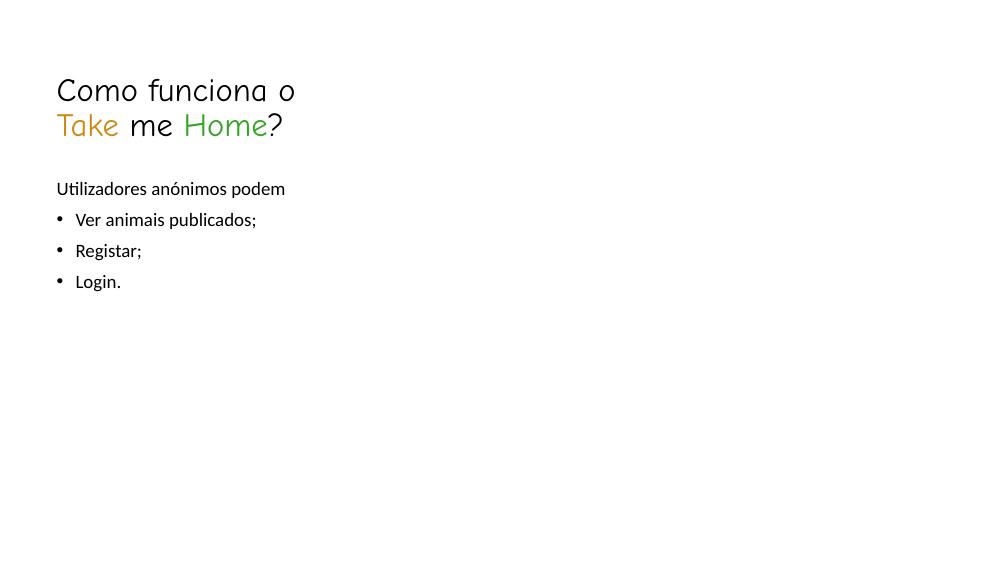
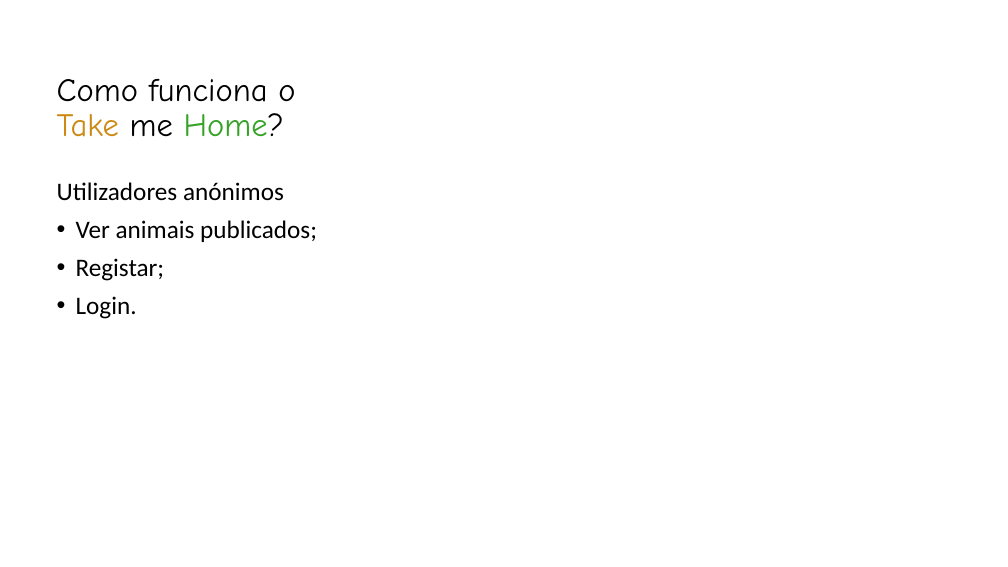
Before and after one commit to diogosousa034/pap, a slide deck: slide 3 of Take me Home.pptx. Drawn at 1008x567 pixels with LibreOffice and Linux fonts; fonts in the diff are those of the drawing; background and template pictures are left out. Boxes give left, top, right and bottom in pixels: in the first picture for what was removed or moved away, otherwise in the second. Text is boxed around its words. In the diff, an @@ line names an element or a change of style, - is before the commit and + after.

```diff
--- a/Take me Home.pptx
+++ b/Take me Home.pptx
@@ text at [57, 182, 284, 201]: text changed; size 18 to 24 pt @@
-Utilizadores anónimos podem
+Utilizadores anónimos
@@ text at [76, 220, 317, 319]: size 18 to 24 pt in "Ver animais publicados;", "Registar;", "Login." @@
```
Also in this commit, not shown: 3 other slides changed, 14 other files.
